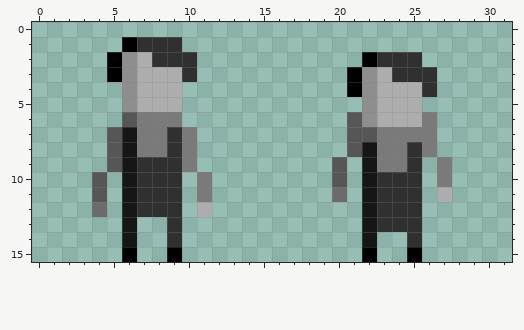
Pixel-art sprite -- Assets/Sprites/Player/MainCharacterIdleStrip.png. The picture above is the old version.
The file is 32x16 pixels. Pixels under 10% opacity are left out. Colours within 5 levels of each other are drawn and written as one.
After the commit:
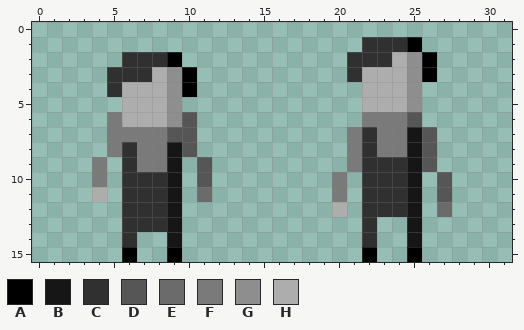
Palette (. is transparent): A #000000  B #161616  C #303030  D #565656  E #6b6b6b  F #7a7a7a  G #8e8e8e  H #adadad
From old to new:
Changed rows in their new state; - is an unchanged pixel.
first column x 4:
 1 --....------------CCCA--
 2 -.CC-A.----------CC-HGA-
 3 -CCC-GA----------CH-HGA-
 4 -CH--GA----------.H--G.-
 5 --H--G------------H--G--
 6 -FHHHGD----------.FFFD.-
 7 -FF--DD----------FC--BD-
 8 -FC--BD----------FC--BD-
 9 F.CFFB.D--------.FCCCBD.
10 F-C--B-D--------F-C--B-D
11 H-C--B-E--------F-C--B-D
12 .-C--B-.--------H-C--B-E
13 --CCCB------------C..B--
14 --C--B------------C--B--
Changed places in both pictures, as pixel boxes (x1, y1, x2, y2):
changed: (92, 37, 212, 247)
changed: (332, 37, 452, 247)
